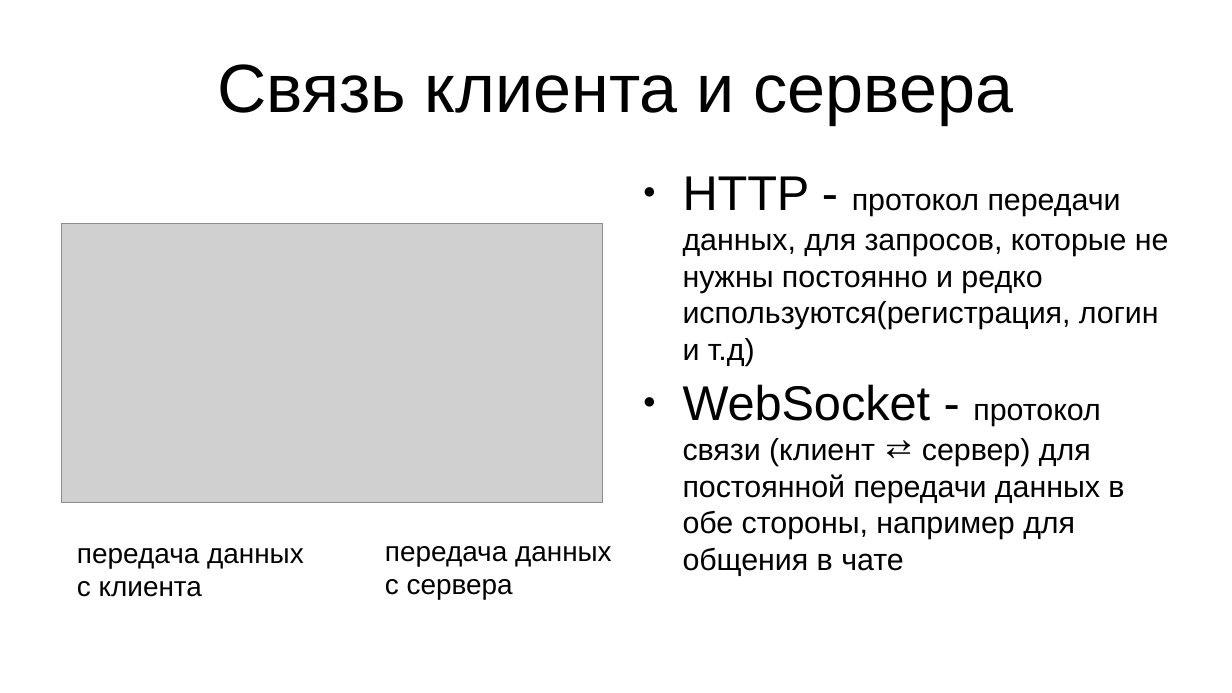
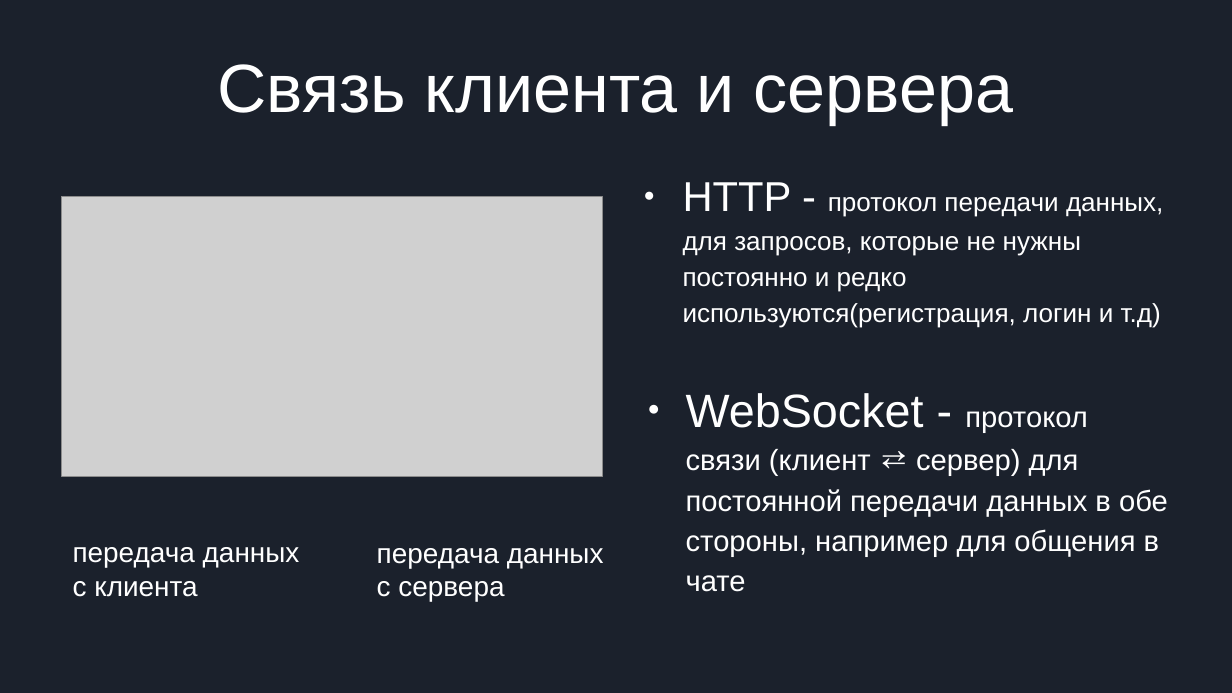
Before and after one commit to Jindderrr/LiteChat, a slide deck: slide 4 of Presetation.pptx. Drawn at 1232x693 pixels with LibreOffice and Linux fonts; fonts in the diff are those of the drawing; grey boxes stand for pictures. Boxes give left, top, right and bottom in pixels: in the first picture for what was removed or moved away, otherwise in the second. Text is boxed around its words. In the diff, an @@ line names an element or a change of style, - is before the commit and + after.

Commit message:
presentation

```diff
--- a/Presetation.pptx
+++ b/Presetation.pptx
@@ background #FFFFFF to #1B212C @@
@@ text "HTTP - протокол передачи данных, ..." at (683,182,1163,328): size 31.4 to 26.9 pt in "HTTP -"; size 19.6 to 16.8 pt, text colour #000000 to #FFFFFF; line spacing 1 to 1.15; less space between paragraphs; bullet colour #000000 to #FFFFFF @@
@@ picture: place and size @@
-picture at (61,224,603,503)
+picture at (61,197,603,476)
@@ text "WebSocket - протокол связи (клиент ..." at (686,393,1168,557): size 31.4 to 30.1 pt in "WebSocket -"; size 19.6 to 18.8 pt, text colour #000000 to #FFFFFF; indent changed; line spacing 1 to 1.15; less space between paragraphs; bullet colour #000000 to #FFFFFF @@
@@ text colour #000000 to #FFFFFF in 3 elements at (217,64,1014,125), (73,547,300,597), (377,548,604,601) @@
@@ text "передача данных с сервера": place and size @@
-text "передача данных с сервера" at (385,546,612,600)
+text "передача данных с сервера" at (377,548,604,601)
```
Also in this commit, not shown: 4 other slides changed, 1 slide added, 1 slide removed.
